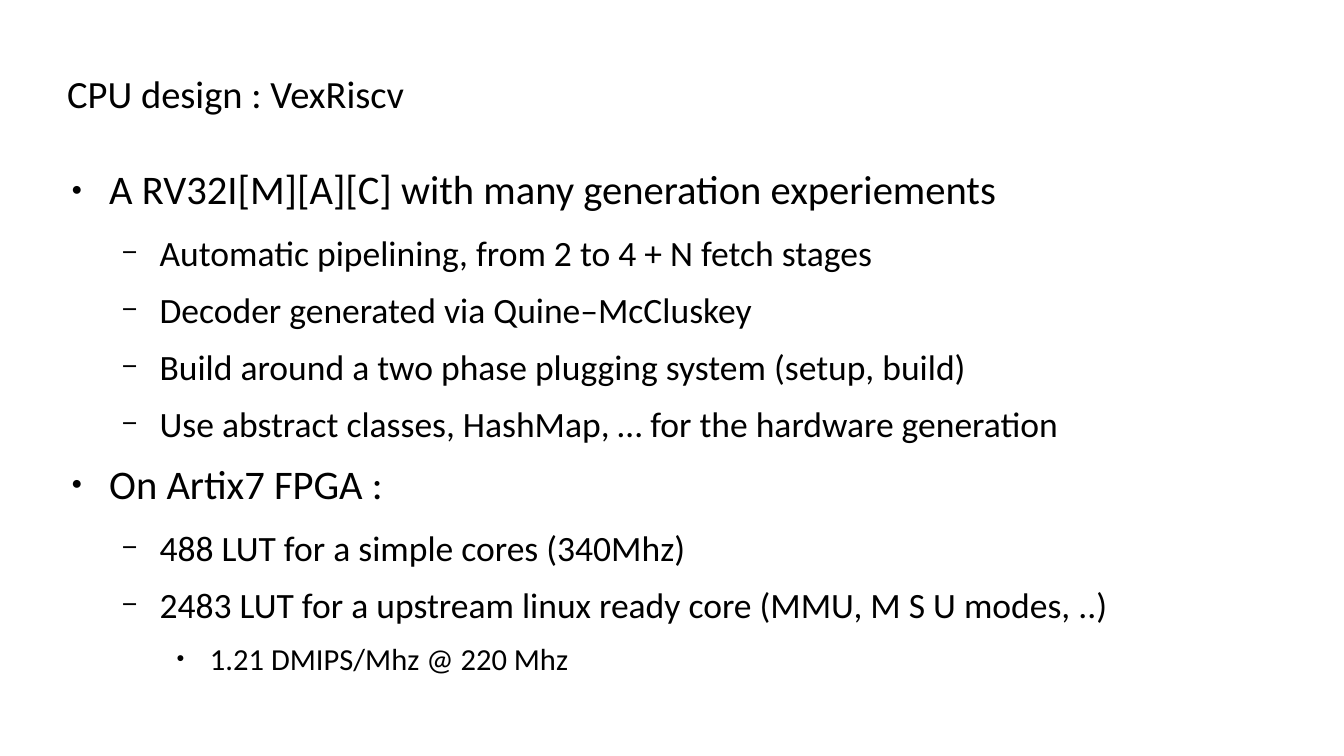
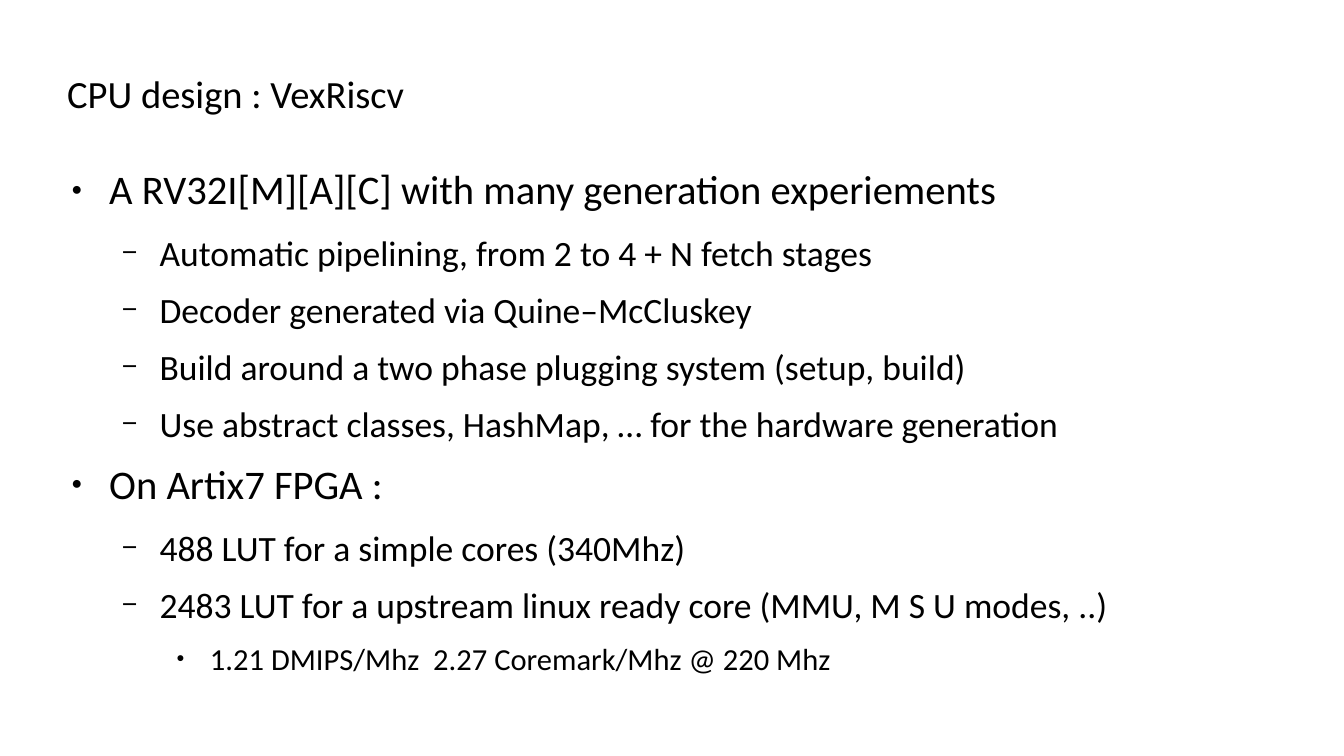
Before and after one commit to SpinalHDL/SpinalDoc, a slide deck: slide 16 of presentation/en/wosh_2019.odp. Drawn at 1344x756 pixels with LibreOffice and Linux fonts; fonts in the diff are those of the drawing. Boxes give left, top, right and bottom in pixels: in the first picture for what was removed or moved away, otherwise in the second. Text is boxed around its words. In the diff, an @@ line names an element or a change of style, - is before the commit and + after.

```diff
--- a/presentation/en/wosh_2019.odp
+++ b/presentation/en/wosh_2019.odp
@@ text at (210,648,830,672): text changed @@
-    ● 1.21 DMIPS/Mhz @ 220 Mhz
+    ● 1.21 DMIPS/Mhz 2.27 Coremark/Mhz @ 220 Mhz
```
Also in this commit, not shown: 2 other slides changed.
